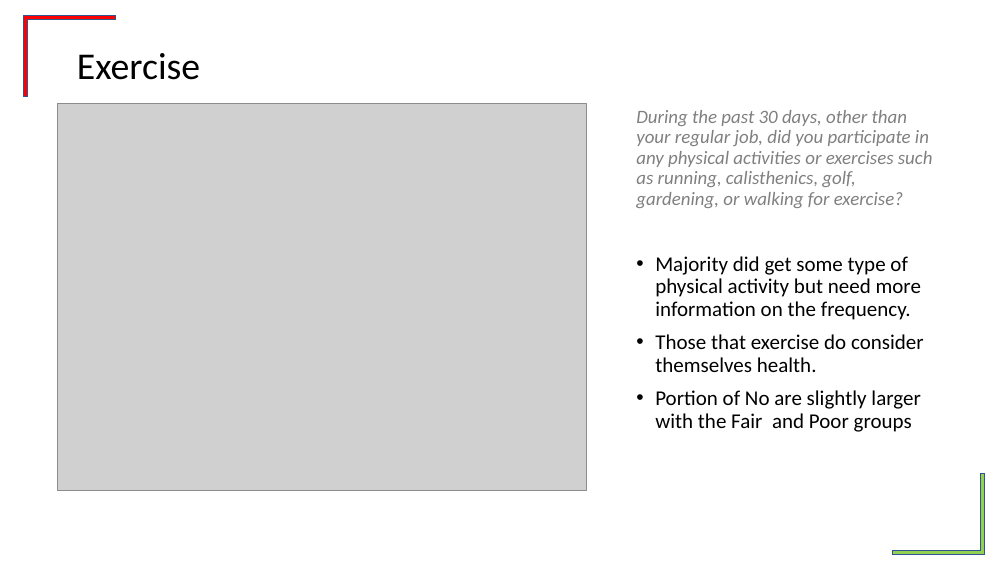
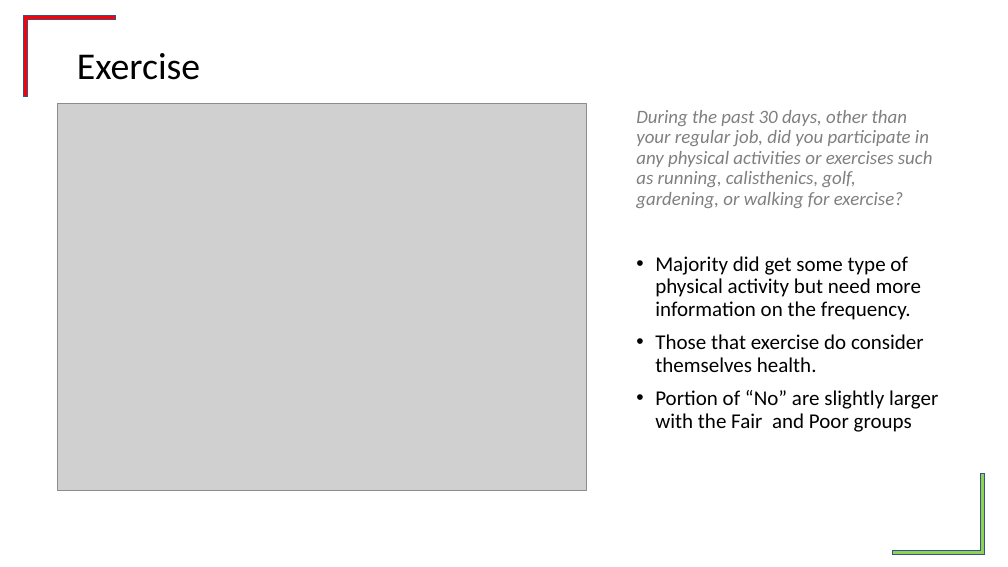
Before and after one commit to tonianderson7329/What-the-Variable, a slide deck: slide 15 of Project1Master.pptx (slide 16 before the commit). Drawn at 1008x567 pixels with LibreOffice and Linux fonts; fonts in the diff are those of the drawing; grey boxes stand for pictures; background and template pictures are left out. Boxes give left, top, right and bottom in pixels: in the first picture for what was removed or moved away, otherwise in the second. Text is boxed around its words. In the diff, an @@ line names an element or a change of style, - is before the commit and + after.

```diff
--- a/Project1Master.pptx
+++ b/Project1Master.pptx
@@ text at [655,390,938,432]: text changed @@
-• Portion of No are slightly larger with the Fair and Poor groups
+• Portion of “No” are slightly larger with the Fair and Poor groups
```
Also in this commit, not shown: 2 other slides changed, 1 slide removed, 1 other file.
